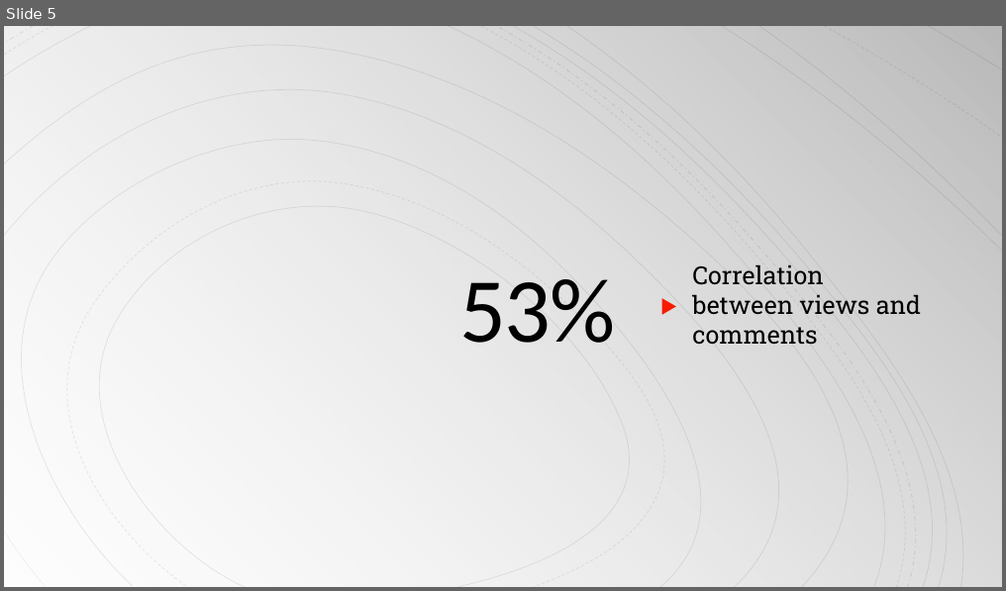
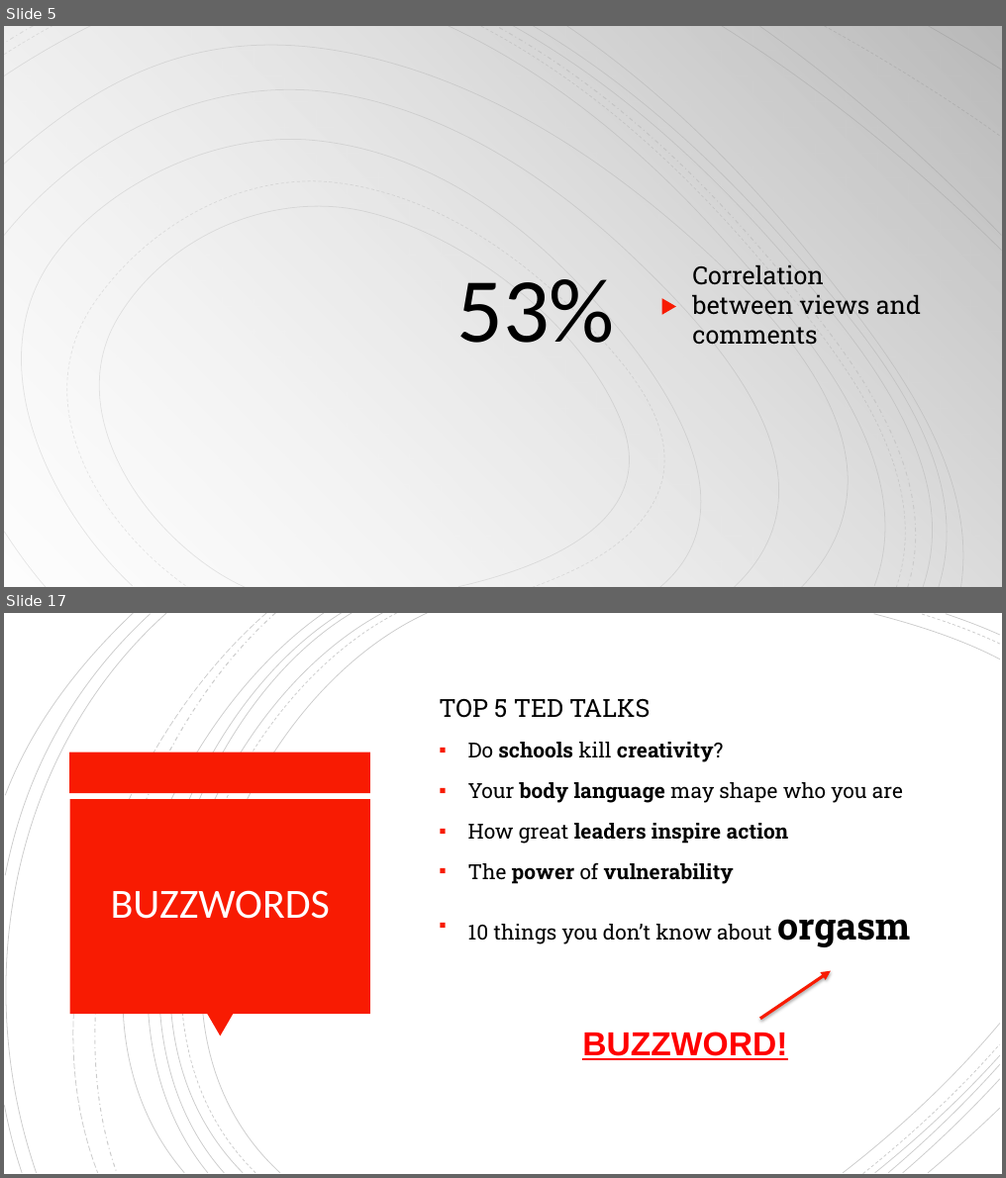
Before and after one commit to reeves17/3360project, a slide deck: Final Presentation.pptx. Shown one above the other, each under a label of ours: slide 5 before the commit, slides 5 and 17 after it; the slides between them are not shown. The pictures are 1006x591 and 1006x1178 pixels, drawn with LibreOffice and Linux fonts; fonts in the diff are those of the drawing. Boxes give left, top, right and bottom in pixels: in the first picture for what was removed or moved away, otherwise in the second. Text is boxed around its words. In the diff, an @@ line names an element or a change of style, - is before the commit and + after.

```diff
--- a/Final Presentation.pptx
+++ b/Final Presentation.pptx
@@ slide 17 added at (4,613,1002,1174), background #FFFFFF; not listed: 16 template elements that a slide beside it also shows @@
@@ text added at (439,698,911,948), 20 pt, text #000000 @@
+TOP 5 TED TALKS
+▪ Do schools kill creativity?
+▪ Your body language may shape who you are
+▪ How great leaders inspire action
+▪ The power of vulnerability
+▪ 10 things you don’t know about orgasm
@@ rectangle added at (70,753,371,793), fill #F81B02 @@
@@ rectangle added at (70,799,370,1014), fill #F81B02 @@
@@ title added at (111,890,330,919), 40 pt, text #FFFEFF @@
+BUZZWORDS
@@ arrow added from (761, 1019) to (831, 970), #F81B02 3 pt @@
@@ triangle added at (207,1014,233,1037), fill #F81B02 @@
@@ text added at (582,1032,787,1060), 32 pt, text #FF0000, bold, underline @@
+BUZZWORD!
@@ group added at (844,1023,1000,1173): 5 freeform shapes @@
@@ slide 5 changed as well @@
@@ title "53%" at (456,279,614,343): letter spacing -1.5 to 0 pt @@
```
Also in this commit, not shown: 5 other slides changed, 13 other slides added, 2 slides removed.
